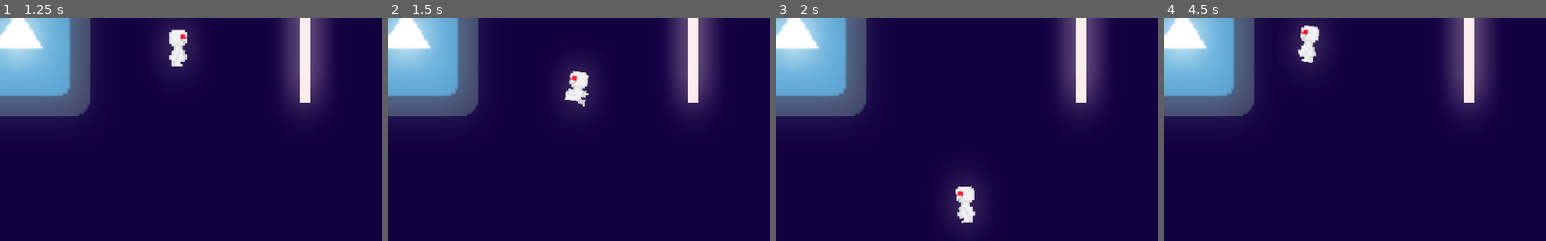
Above: before the commit, frames 1-4 (left to right).
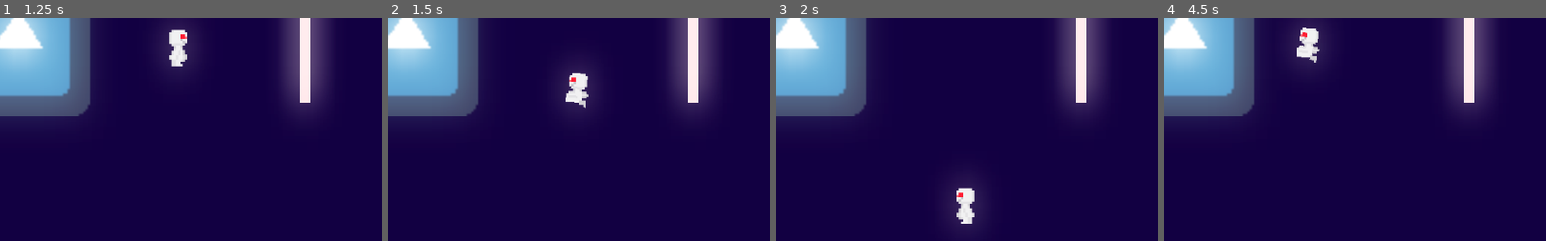
Above: after the commit, the same moments.

Repository: CosmicRayBitFlip/lunetableau
Game: Godot game, scene res://src/scenes/TestScene.tscn
Two runs of this game, one before a commit and one after it. Both use one fixed random seed, a clock stepped at 60 frames per second and the inputs below. The engine's default icon, where the game draws it, is replaced by a stand-in: a white triangle on a blue panel in a dark square.
Inputs (mouse positions are % of the whole screen's width and height, from its top left):
- Up to frame 1 (1.25 s): tap Enter at 0.5 s; move the mouse to (72, 45) at 0.52 s; hold D (right) from 0.53 s (still down)
- Up to frame 2 (1.5 s): move the mouse to (30, 55) at 1.27 s; release D (right) at 1.28 s; hold S (down) from 1.28 s (still down)
- Up to frame 3 (2 s): keep holding S (down)
- Up to frame 4 (4.5 s): move the mouse to (60, 28) at 2.02 s; release S (down) at 2.03 s; hold D (right) 2.03-2.78 s; move the mouse to (45, 70) at 2.77 s; hold W (up) 2.78-3.53 s; move the mouse to (80, 65) at 3.52 s; hold A (left) from 3.53 s (still down); move the mouse to (20, 35) at 4.27 s
The pictures show only the part of the screen within x 47-97%, y 43-93%; the shares and areas given below are measured in that part.

Frame 1 is identical in both runs. In frame 2, 0.3% of the frame differs, in the area x 46-53%, y 23-41%; in frame 3, 0.2%; in frame 4, 0.4%, in the area x 34-41%, y 3-21%.

Commit message:
Fixed bug where the player refused to look at the cursor for a frame

Diff:
--- a/src/scenes/Player.tscn
+++ b/src/scenes/Player.tscn
@@ -43,6 +43,18 @@
 "update": 0,
 "values": [ 0.0 ]
 }
+tracks/3/type = "value"
+tracks/3/path = NodePath("Sprite:flip_h")
+tracks/3/interp = 1
+tracks/3/loop_wrap = true
+tracks/3/imported = false
+tracks/3/enabled = true
+tracks/3/keys = {
+"times": PoolRealArray( 0 ),
+"transitions": PoolRealArray( 1 ),
+"update": 1,
+"values": [ false ]
+}
 
 [sub_resource type="Animation" id=5]
 resource_name = "BackWalk"
@@ -84,6 +96,18 @@
 "update": 0,
 "values": [ -4.0, -8.0, -4.0, 0.0, 4.0, 8.0, 4.0, 0.0 ]
 }
+tracks/3/type = "value"
+tracks/3/path = NodePath("Sprite:flip_h")
+tracks/3/interp = 1
+tracks/3/loop_wrap = true
+tracks/3/imported = false
+tracks/3/enabled = true
+tracks/3/keys = {
+"times": PoolRealArray( 0 ),
+"transitions": PoolRealArray( 1 ),
+"update": 1,
+"values": [ false ]
+}
 
 [sub_resource type="Animation" id=1]
 resource_name = "FrontIdle"
@@ -125,6 +149,18 @@
 "update": 0,
 "values": [ 0.0 ]
 }
+tracks/3/type = "value"
+tracks/3/path = NodePath("Sprite:flip_h")
+tracks/3/interp = 1
+tracks/3/loop_wrap = true
+tracks/3/imported = false
+tracks/3/enabled = true
+tracks/3/keys = {
+"times": PoolRealArray( 0 ),
+"transitions": PoolRealArray( 1 ),
+"update": 1,
+"values": [ false ]
+}
 
 [sub_resource type="Animation" id=2]
 resource_name = "FrontWalk"
@@ -166,9 +202,21 @@
 "update": 0,
 "values": [ 4.0, 8.0, 4.0, 0.0, -4.0, -8.0, -4.0, 0.0 ]
 }
+tracks/3/type = "value"
+tracks/3/path = NodePath("Sprite:flip_h")
+tracks/3/interp = 1
+tracks/3/loop_wrap = true
+tracks/3/imported = false
+tracks/3/enabled = true
+tracks/3/keys = {
+"times": PoolRealArray( 0 ),
+"transitions": PoolRealArray( 1 ),
+"update": 1,
+"values": [ false ]
+}
 
 [sub_resource type="Animation" id=6]
-resource_name = "SideIdle"
+resource_name = "LeftIdle"
 length = 0.9
 loop = true
 tracks/0/type = "value"
@@ -207,9 +255,21 @@
 "update": 0,
 "values": [ 0.0 ]
 }
+tracks/3/type = "value"
+tracks/3/path = NodePath("Sprite:flip_h")
+tracks/3/interp = 1
+tracks/3/loop_wrap = true
+tracks/3/imported = false
+tracks/3/enabled = true
+tracks/3/keys = {
+"times": PoolRealArray( 0 ),
+"transitions": PoolRealArray( 1 ),
+"update": 1,
+"values": [ false ]
+}
 
 [sub_resource type="Animation" id=7]
-resource_name = "SideWalk"
+resource_name = "LeftWalk"
 length = 0.8
 loop = true
 tracks/0/type = "value"
@@ -247,6 +307,124 @@
 "transitions": PoolRealArray( 1, 1, 1, 1, 1, 1, 1, 1 ),
 "update": 0,
 "values": [ 4.0, 8.0, 4.0, 0.0, -4.0, -8.0, -4.0, 0.0 ]
+}
+tracks/3/type = "value"
+tracks/3/path = NodePath("Sprite:flip_h")
+tracks/3/interp = 1
+tracks/3/loop_wrap = true
+tracks/3/imported = false
+tracks/3/enabled = true
+tracks/3/keys = {
+"times": PoolRealArray( 0 ),
+"transitions": PoolRealArray( 1 ),
+"update": 1,
+"values": [ false ]
+}
+
+[sub_resource type="Animation" id=8]
+resource_name = "RightIdle"
+length = 0.9
+loop = true
+tracks/0/type = "value"
+tracks/0/path = NodePath("Sprite:frame")
+tracks/0/interp = 0
+tracks/0/loop_wrap = true
+tracks/0/imported = false
+tracks/0/enabled = true
+tracks/0/keys = {
+"times": PoolRealArray( 0, 0.4, 0.7, 0.8 ),
+"transitions": PoolRealArray( 1, 1, 1, 1 ),
+"update": 1,
+"values": [ 16, 17, 18, 19 ]
+}
+tracks/1/type = "value"
+tracks/1/path = NodePath("Sprite:position")
+tracks/1/interp = 1
+tracks/1/loop_wrap = true
+tracks/1/imported = false
+tracks/1/enabled = true
+tracks/1/keys = {
+"times": PoolRealArray( 0 ),
+"transitions": PoolRealArray( 1 ),
+"update": 0,
+"values": [ Vector2( 0, 0 ) ]
+}
+tracks/2/type = "value"
+tracks/2/path = NodePath("Sprite:rotation_degrees")
+tracks/2/interp = 1
+tracks/2/loop_wrap = true
+tracks/2/imported = false
+tracks/2/enabled = true
+tracks/2/keys = {
+"times": PoolRealArray( 0 ),
+"transitions": PoolRealArray( 1 ),
+"update": 0,
+"values": [ 0.0 ]
+}
+tracks/3/type = "value"
+tracks/3/path = NodePath("Sprite:flip_h")
+tracks/3/interp = 1
+tracks/3/loop_wrap = true
+tracks/3/imported = false
+tracks/3/enabled = true
+tracks/3/keys = {
+"times": PoolRealArray( 0 ),
+"transitions": PoolRealArray( 1 ),
+"update": 1,
+"values": [ true ]
+}
+
+[sub_resource type="Animation" id=9]
+resource_name = "RightWalk"
+length = 0.8
+loop = true
+tracks/0/type = "value"
+tracks/0/path = NodePath("Sprite:frame")
+tracks/0/interp = 1
+tracks/0/loop_wrap = true
+tracks/0/imported = false
+tracks/0/enabled = true
+tracks/0/keys = {
+"times": PoolRealArray( 0, 0.1, 0.2, 0.3, 0.4, 0.5, 0.6, 0.7 ),
+"transitions": PoolRealArray( 1, 1, 1, 1, 1, 1, 1, 1 ),
+"update": 1,
+"values": [ 20, 21, 20, 16, 22, 23, 22, 16 ]
+}
+tracks/1/type = "value"
+tracks/1/path = NodePath("Sprite:position")
+tracks/1/interp = 1
+tracks/1/loop_wrap = true
+tracks/1/imported = false
+tracks/1/enabled = true
+tracks/1/keys = {
+"times": PoolRealArray( 0, 0.1, 0.2, 0.3, 0.4, 0.5, 0.6, 0.7 ),
+"transitions": PoolRealArray( 1, 1, 1, 1, 1, 1, 1, 1 ),
+"update": 0,
+"values": [ Vector2( 0, -1 ), Vector2( 0, -2 ), Vector2( 0, -1 ), Vector2( 0, 0 ), Vector2( 0, -1 ), Vector2( 0, -2 ), Vector2( 0, -1 ), Vector2( 0, 0 ) ]
+}
+tracks/2/type = "value"
+tracks/2/path = NodePath("Sprite:rotation_degrees")
+tracks/2/interp = 2
+tracks/2/loop_wrap = true
+tracks/2/imported = false
+tracks/2/enabled = true
+tracks/2/keys = {
+"times": PoolRealArray( 0, 0.1, 0.2, 0.3, 0.4, 0.5, 0.6, 0.7 ),
+"transitions": PoolRealArray( 1, 1, 1, 1, 1, 1, 1, 1 ),
+"update": 0,
+"values": [ 4.0, 8.0, 4.0, 0.0, -4.0, -8.0, -4.0, 0.0 ]
+}
+tracks/3/type = "value"
+tracks/3/path = NodePath("Sprite:flip_h")
+tracks/3/interp = 1
+tracks/3/loop_wrap = true
+tracks/3/imported = false
+tracks/3/enabled = true
+tracks/3/keys = {
+"times": PoolRealArray( 0 ),
+"transitions": PoolRealArray( 1 ),
+"update": 1,
+"values": [ true ]
 }
 
 [sub_resource type="RectangleShape2D" id=3]
@@ -265,8 +443,10 @@
 anims/BackWalk = SubResource( 5 )
 anims/FrontIdle = SubResource( 1 )
 anims/FrontWalk = SubResource( 2 )
-anims/SideIdle = SubResource( 6 )
-anims/SideWalk = SubResource( 7 )
+anims/LeftIdle = SubResource( 6 )
+anims/LeftWalk = SubResource( 7 )
+anims/RightIdle = SubResource( 8 )
+anims/RightWalk = SubResource( 9 )
 
 [node name="CollisionShape2D" type="CollisionShape2D" parent="."]
 position = Vector2( -0.0601901, -1.49012e-07 )
--- a/src/scripts/Player.gd
+++ b/src/scripts/Player.gd
@@ -33,20 +33,15 @@
 
 func update_animation(rounded_mouse_angle):
 	var anim_type:String
-
 	match rounded_mouse_angle:
 		RIGHT:
-			anim_type = "Side"
-			$Sprite.flip_h = true
-		LEFT, -180.0: # godot doesn't like when i do LEFT, -LEFT so i have to use the actual number
-			anim_type = "Side"
-			$Sprite.flip_h = false
+			anim_type = "Right"
+		LEFT, -180.0: # godot doesn't like when i do LEFT, -LEFT so i have to use the actual number i guess
+			anim_type = "Left"
 		BACK:
 			anim_type = "Back"
-			$Sprite.flip_h = false
 		FRONT:
 			anim_type = "Front"
-			$Sprite.flip_h = false
 	if input_vector:
 		$AnimationPlayer.play(anim_type + "Walk")
 	else:
Not shown: 1 places in src/scenes/Player.tscn that only renumber resources
